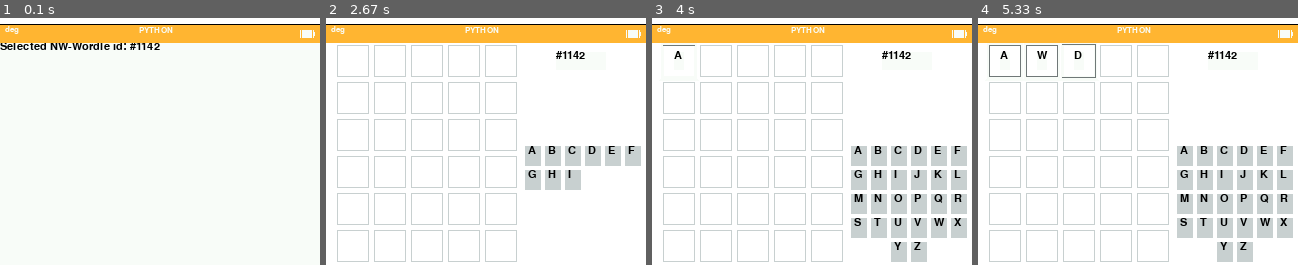
Above: before the commit, frames 1-4 (left to right).
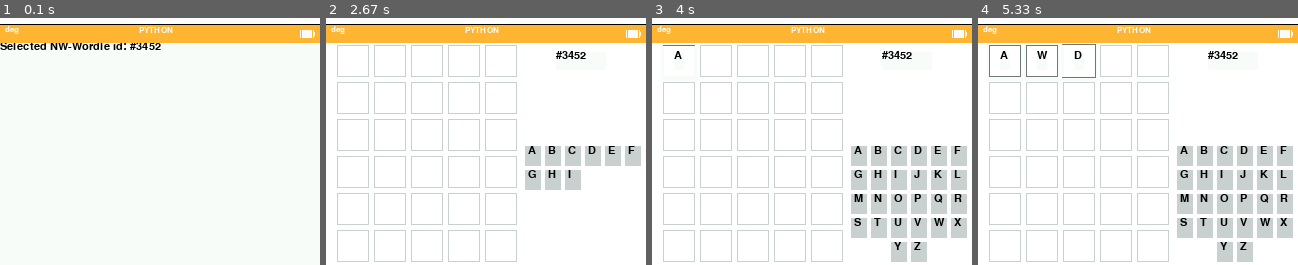
Above: after the commit, the same moments.

Repository: fizban99/numworks_wordle
Game: pygame game, started from wordle.py
The game is run twice, just before and just after one commit, with the same random seed, the same clock (stepped at 60 frames per second) and the same inputs.
Inputs:
- Up to frame 1 (0.1 s): no input
- Up to frame 2 (2.67 s): tap Enter at 0.33 s
- Up to frame 3 (4 s): hold A 3.43-3.9 s
- Up to frame 4 (5.33 s): hold W 4.1-4.47 s; hold D 4.5-5.13 s; hold A from 5.17 s (still down)

The runs differ from the first frame. In frame 1, 0.2% of the frame differs, in the area x 42-51%, y 10-13%; in frame 2, 0.2%, in the area x 73-82%, y 13-17%; in frame 3, 0.2%; in frame 4, 0.2%.

Commit message:
pycache removed

Diff:
--- a/wordle.py
+++ b/wordle.py
@@ -316,7 +316,6 @@
 
 async def main():
     w_num = randint(1, 2315)
-    w_num = 1851
     # conceal the word number
     w_id = ((w_num>>6) | ((w_num<<6)&0xFC0)) ^0xAAA
     print("Selected NW-Wordle id: #"+ str(w_id))
Not shown, added: .gitignore
